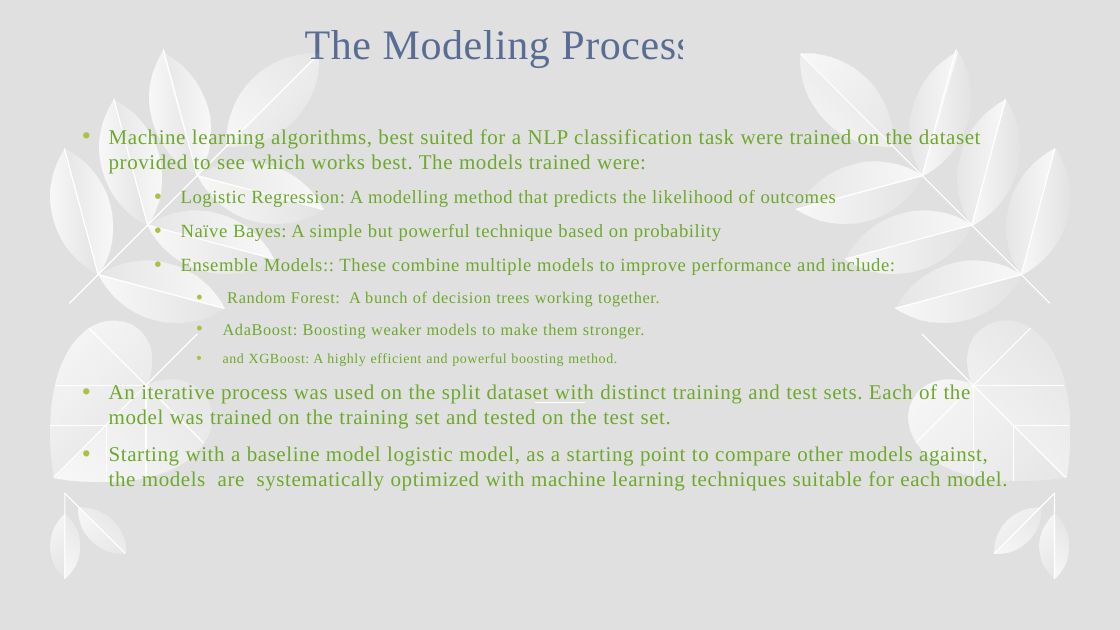
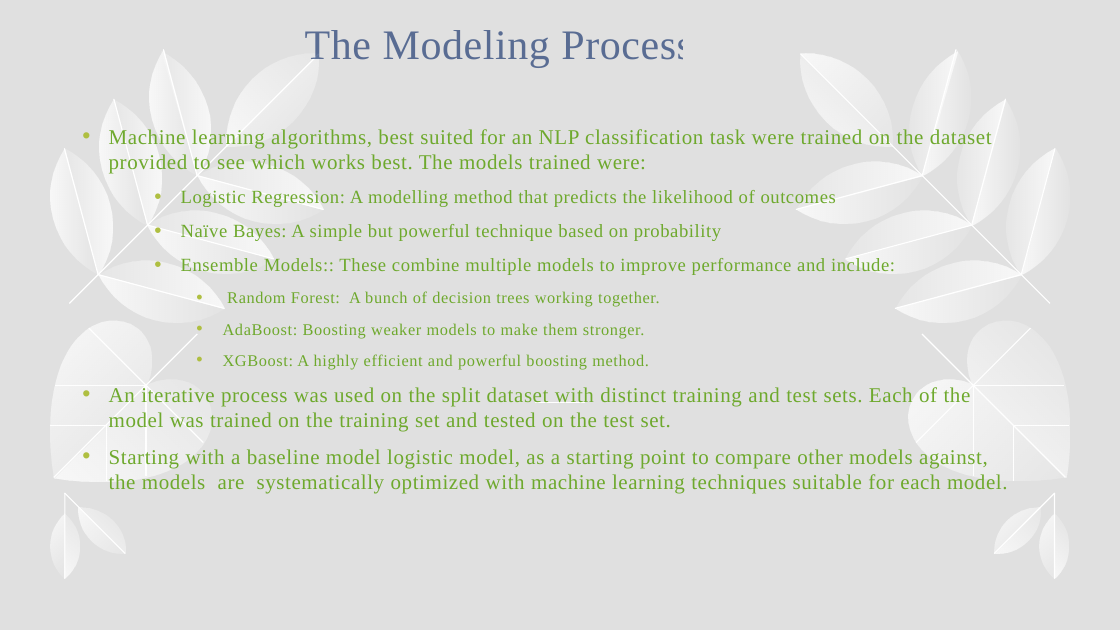
Before and after one commit to WambuiMunene/Natural-Language-Processing-Sentiment-Analysis-on-Tweets, a slide deck: slide 5 of Presentation.pptx. Drawn at 1120x630 pixels with LibreOffice and Linux fonts; fonts in the diff are those of the drawing. Boxes give left, top, right and bottom in pixels: in the first picture for what was removed or moved away, otherwise in the second. Text is boxed around its words. In the diff, an @@ line names an element or a change of style, - is before the commit and + after.

```diff
--- a/Presentation.pptx
+++ b/Presentation.pptx
@@ text at (109, 129, 992, 174): text changed @@
-• Machine learning algorithms, best suited for a NLP classification task were trained on the dataset provided to see which works best. The models trained were:
+• Machine learning algorithms, best suited for an NLP classification task were trained on the dataset provided to see which works best. The models trained were:
@@ text at (223, 354, 649, 370): text changed; size 12 to 14 pt @@
-      • and XGBoost: A highly efficient and powerful boosting method.
+      • XGBoost: A highly efficient and powerful boosting method.
```
Also in this commit, not shown: 8 other slides changed, 3 other files.
